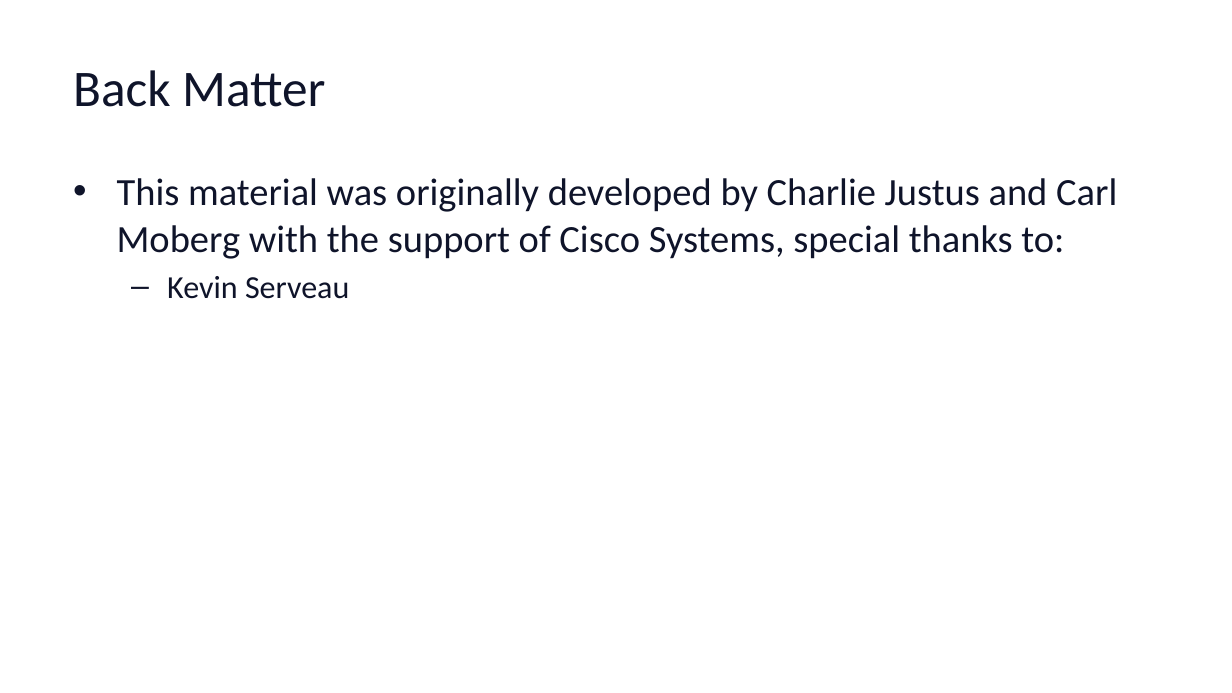
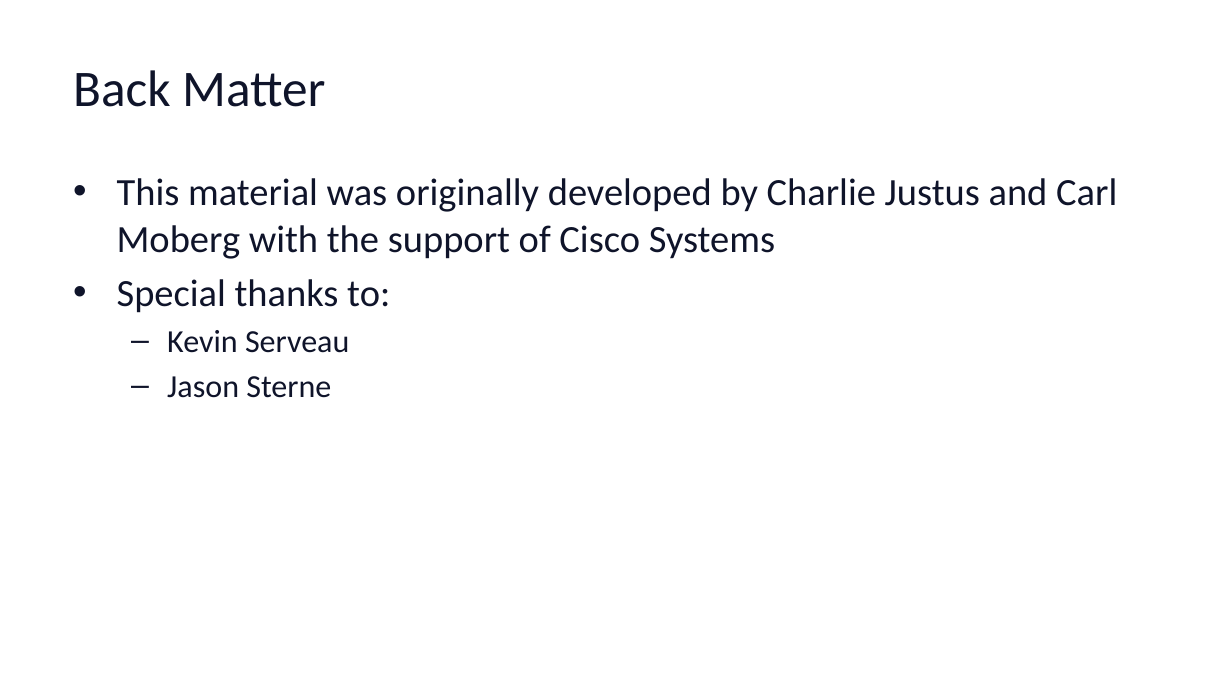
Before and after one commit to cmoberg/netconf-yang-training, a slide deck: slide 33 of slides/module-2-yang.pptx (slide 34 before the commit). Drawn at 1232x693 pixels with LibreOffice and Linux fonts; fonts in the diff are those of the drawing. Boxes give left, top, right and bottom in pixels: in the first picture for what was removed or moved away, otherwise in the second. Text is boxed around its words. In the diff, an @@ line names an element or a change of style, - is before the commit and + after.

```diff
--- a/slides/module-2-yang.pptx
+++ b/slides/module-2-yang.pptx
@@ text at (117,178,1117,313): text changed @@
-• This material was originally developed by Charlie Justus and Carl Moberg with the support of Cisco Systems, special thanks to:
+• This material was originally developed by Charlie Justus and Carl Moberg with the support of Cisco Systems
+• Special thanks to:
@@ text at (167,376,331,398): paragraph added @@
+  – Jason Sterne
```
Also in this commit, not shown: 15 other slides changed, 1 slide removed, 11 other files.
